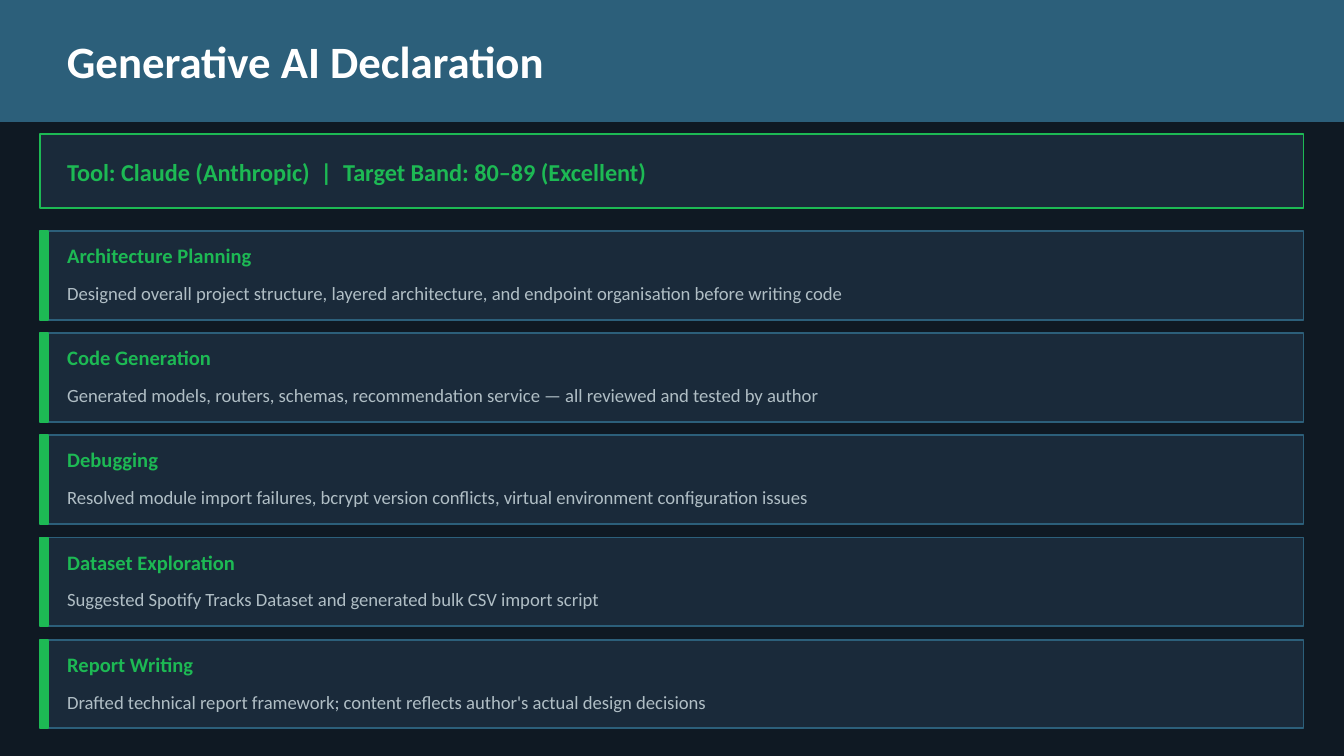
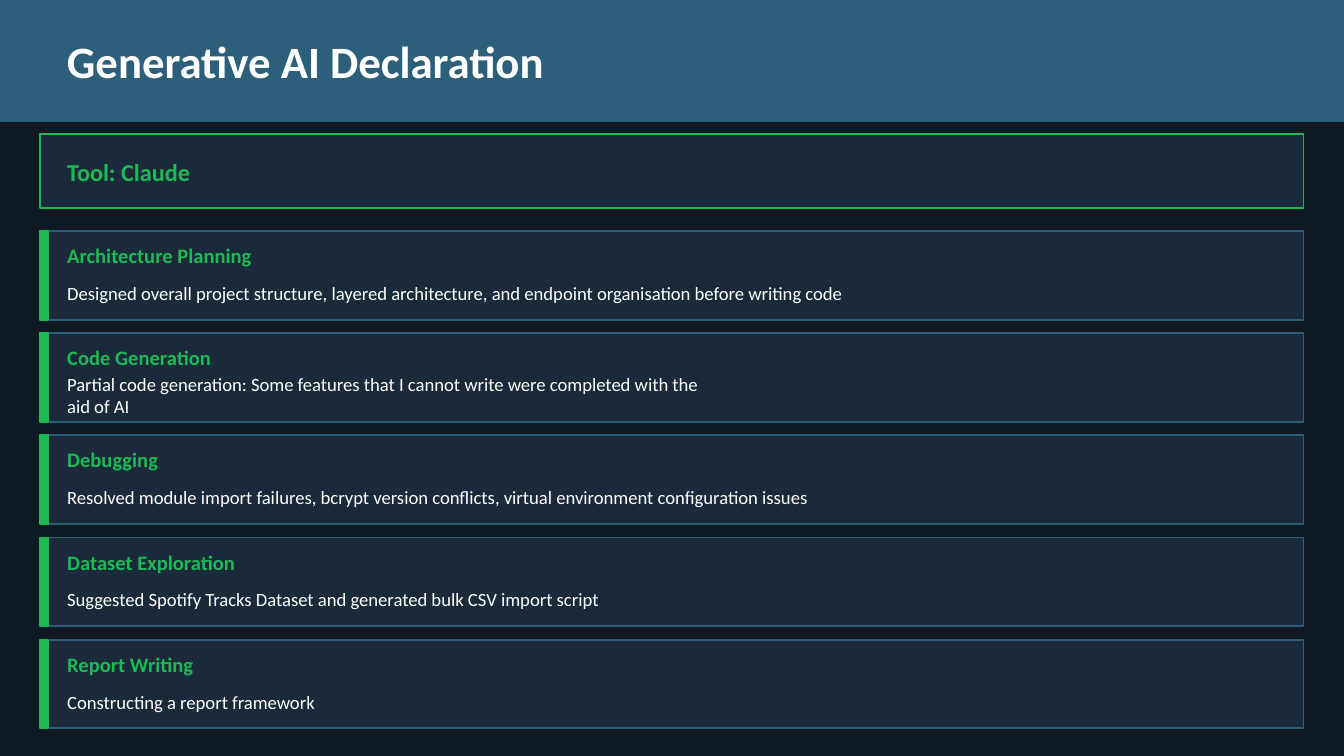
Before and after one commit to sc22cz/music-recommendation-api, a slide deck: slide 9 of music-recommendation-api/docs/Music_Recommendation_API.pptx. Drawn at 1344x756 pixels with LibreOffice and Linux fonts; fonts in the diff are those of the drawing. Boxes give left, top, right and bottom in pixels: in the first picture for what was removed or moved away, otherwise in the second. Text is boxed around its words. In the diff, an @@ line names an element or a change of style, - is before the commit and + after.

Commit message:
docs: add technical report PDF

```diff
--- a/music-recommendation-api/docs/Music_Recommendation_API.pptx
+++ b/music-recommendation-api/docs/Music_Recommendation_API.pptx
@@ text at box(67, 164, 190, 181): text changed @@
-Tool: Claude (Anthropic) | Target Band: 80–89 (Excellent)
+Tool: Claude
@@ text at box(67, 378, 697, 413): text changed; text colour #B0BEC5 to #FFFFFF @@
-Generated models, routers, schemas, recommendation service — all reviewed and tested by author
+Partial code generation: Some features that I cannot write were completed with the
+aid of AI
@@ text colour #B0BEC5 to #FFFFFF in 3 elements at box(67, 287, 842, 303), box(67, 491, 807, 507), box(67, 593, 599, 609) @@
@@ text at box(67, 696, 315, 712): text changed; text colour #B0BEC5 to #FFFFFF @@
-Drafted technical report framework; content reflects author's actual design decisions
+Constructing a report framework
```
Also in this commit, not shown: 1 other slide changed, 3 other files.
